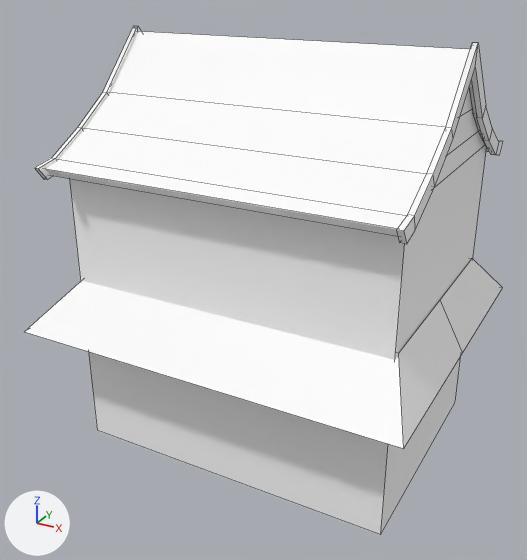
A saved change to the FBX model Assets/XanaBuilder Assets/Models/CHM/02_CHMHouse/CHM0210095_CHM95/CHM0210095.fbx.
The view is the same before and after, from a 50 mm lens placed at (7.96, -15.28, 11.69), pointed at (-0.17, -0.49, 4.29). Arrows for +X, +Y and +Z are at lower left; the lights stay in place. Mesh edges are drawn as thin lines. Where no turn or scale is listed for an object, it has been applied to the vertices.

The first picture shows 'smCHM0210095'.
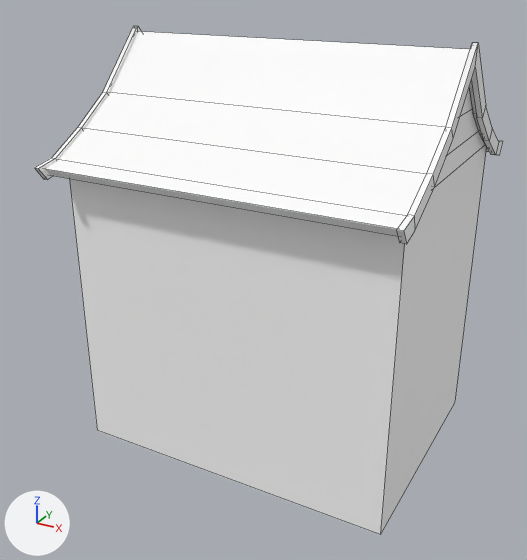
The change, as JSON lines over the scene's bpy script:
```json
{"block": "me_mesh", "where": "me_mesh.from_pydata(...)  # 152 vertices, 113 faces; spans x -4.85..4.85, y -4.18..4.18, z 0.0..10.17"}
{"block": "me_mesh", "where": "# used by ob_smchm0210095; location = (0.0, 0.0, 0.0)"}
{"block": "me_mesh", "change": "me_mesh part 1: the loose piece of 12 vertices spanning x -4.85..4.85, y -4.18..4.18, z 3.33..4.55 is deleted"}
```

Where the change shows, as pixel boxes (x1, y1, x2, y2) in the pictures (527 x 560 px):
```json
{"object": "smCHM0210095", "change": "reshaped", "before": [24, 26, 503, 535], "after": [35, 26, 503, 535]}
{"part": 1, "of": "me_mesh", "change": "deleted", "before": [24, 258, 502, 449]}
```
